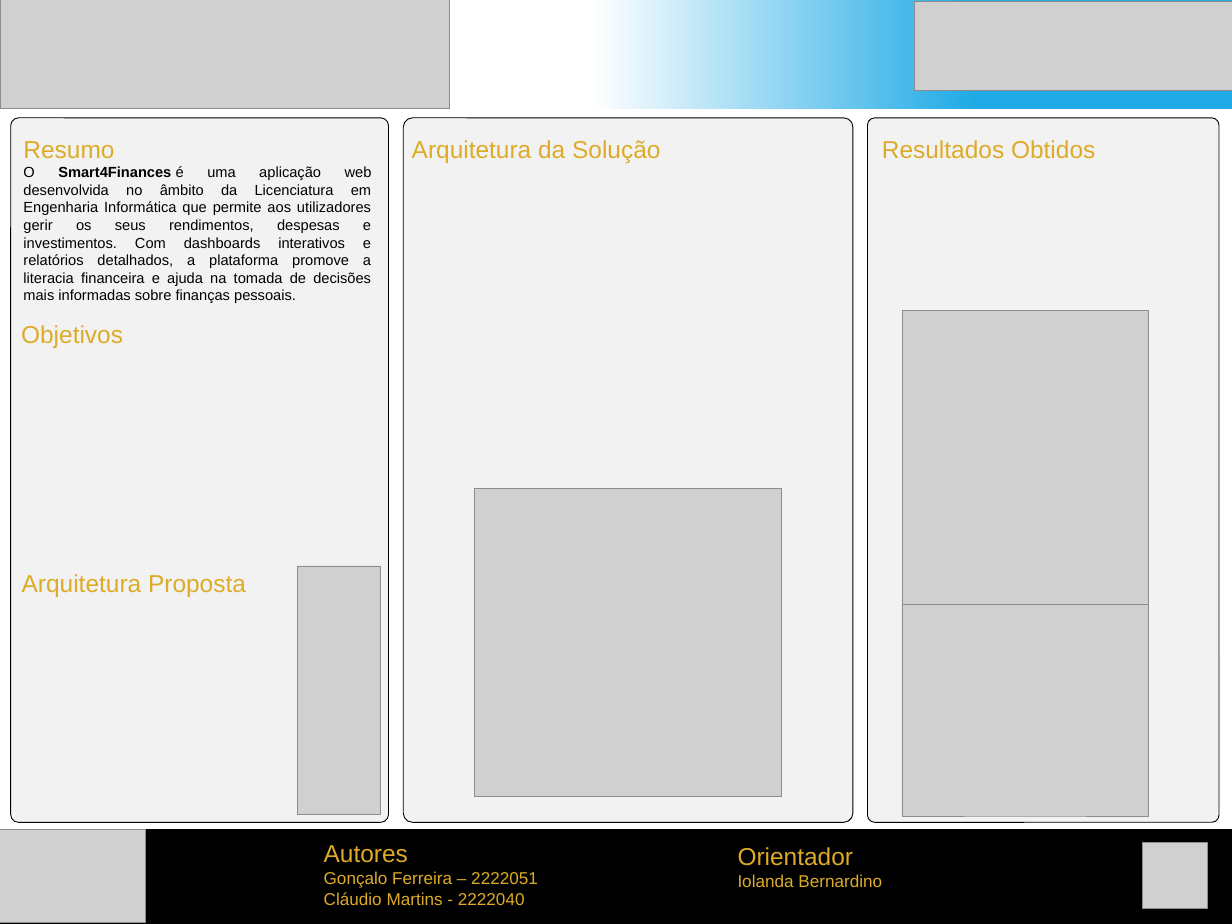
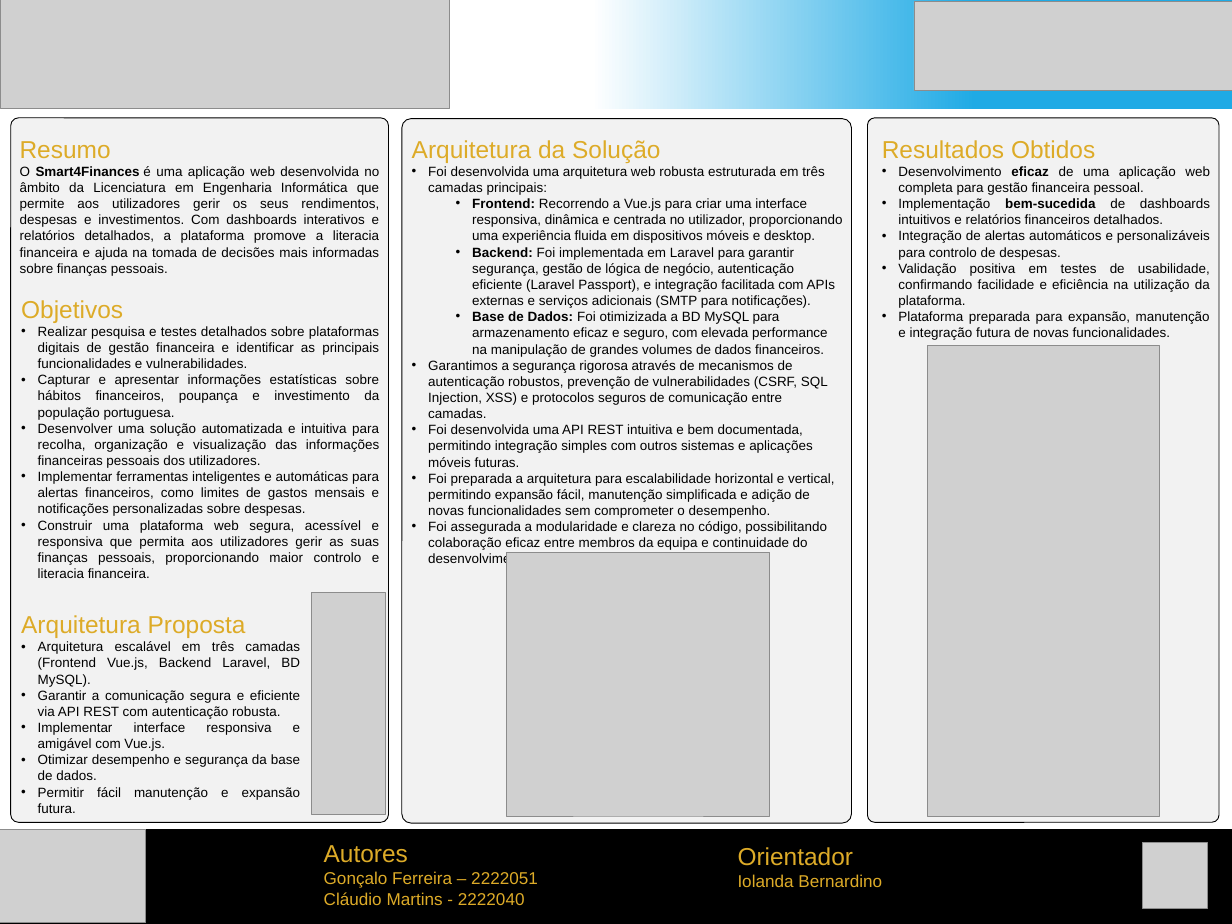
Before and after one commit to goncaloferreira966/Smart4Finances, a slide deck: slide 1 of doc/Poster_Smart4Finances_ESTG.pptx. Drawn at 1232x924 pixels with LibreOffice and Linux fonts; fonts in the diff are those of the drawing; grey boxes stand for pictures; background and template pictures are left out. Boxes give left, top, right and bottom in pixels: in the first picture for what was removed or moved away, otherwise in the second. Text is boxed around its words. In the diff, an @@ line names an element or a change of style, - is before the commit and + after.

Commit message:
poster terminado - detalhes finais

```diff
--- a/doc/Poster_Smart4Finances_ESTG.pptx
+++ b/doc/Poster_Smart4Finances_ESTG.pptx
@@ text added at box(412, 140, 843, 567), 11 pt, text #000000 @@
+Arquitetura da Solução
+• Foi desenvolvida uma arquitetura web robusta estruturada em três camadas principais:
+  • Frontend: Recorrendo a Vue.js para criar uma interface responsiva, dinâmica e centrada no utilizador, proporcionando uma experiência fluida em dispositivos móveis e desktop.
+  • Backend: Foi implementada em Laravel para garantir segurança, gestão de lógica de negócio, autenticação eficiente (Laravel Passport), e integração facilitada com APIs externas e serviços adicionais (SMTP para notificações).
+  • Base de Dados: Foi otimizizada a BD MySQL para armazenamento eficaz e seguro, com elevada performance na manipulação de grandes volumes de dados financeiros.
+• Garantimos a segurança rigorosa através de mecanismos de autenticação robustos, prevenção de vulnerabilidades (CSRF, SQL Injection, XSS) e protocolos seguros de comunicação entre camadas.
+• Foi desenvolvida uma API REST intuitiva e bem documentada, permitindo integração simples com outros sistemas e aplicações móveis futuras.
+• Foi preparada a arquitetura para escalabilidade horizontal e vertical, permitindo expansão fácil, manutenção simplificada e adição de novas funcionalidades sem comprometer o desempenho.
+• Foi assegurada a modularidade e clareza no código, possibilitando colaboração eficaz entre membros da equipa e continuidade do desenvolvimento por futuras equipas.
@@ text at box(20, 166, 379, 276): size 12 to 11 pt @@
@@ text at box(898, 166, 1210, 340): paragraphs added @@
+• Desenvolvimento eficaz de uma aplicação web completa para gestão financeira pessoal.
+• Implementação bem-sucedida de dashboards intuitivos e relatórios financeiros detalhados.
+• Integração de alertas automáticos e personalizáveis para controlo de despesas.
+• Validação positiva em testes de usabilidade, confirmando facilidade e eficiência na utilização da plataforma.
+• Plataforma preparada para expansão, manutenção e integração futura de novas funcionalidades.
@@ text "Objetivos": place and size @@
-text "Objetivos" at box(21, 325, 123, 348)
+text "Objetivos" at box(21, 300, 379, 578)
@@ text at box(38, 326, 379, 578): paragraphs added @@
+• Realizar pesquisa e testes detalhados sobre plataformas digitais de gestão financeira e identificar as principais funcionalidades e vulnerabilidades.
+• Capturar e apresentar informações estatísticas sobre hábitos financeiros, poupança e investimento da população portuguesa.
+• Desenvolver uma solução automatizada e intuitiva para recolha, organização e visualização das informações financeiras pessoais dos utilizadores.
+• Implementar ferramentas inteligentes e automáticas para alertas financeiros, como limites de gastos mensais e notificações personalizadas sobre despesas.
+• Construir uma plataforma web segura, acessível e responsiva que permita aos utilizadores gerir as suas finanças pessoais, proporcionando maior controlo e literacia financeira.
@@ picture removed at box(902, 311, 1149, 606) @@
@@ picture added at box(928, 346, 1159, 817) @@
@@ picture: place and size @@
-picture at box(474, 488, 781, 796)
+picture at box(507, 552, 770, 816)
@@ picture: place and size @@
-picture at box(297, 566, 381, 815)
+picture at box(312, 592, 385, 814)
@@ text "Arquitetura Proposta": place and size @@
-text "Arquitetura Proposta" at box(22, 574, 246, 597)
+text "Arquitetura Proposta" at box(21, 615, 300, 813)
@@ picture removed at box(902, 605, 1149, 816) @@
@@ text at box(38, 641, 300, 813): paragraphs added @@
+• Arquitetura escalável em três camadas (Frontend Vue.js, Backend Laravel, BD MySQL).
+• Garantir a comunicação segura e eficiente via API REST com autenticação robusta.
+• Implementar interface responsiva e amigável com Vue.js.
+• Otimizar desempenho e segurança da base de dados.
+• Permitir fácil manutenção e expansão futura.
```
